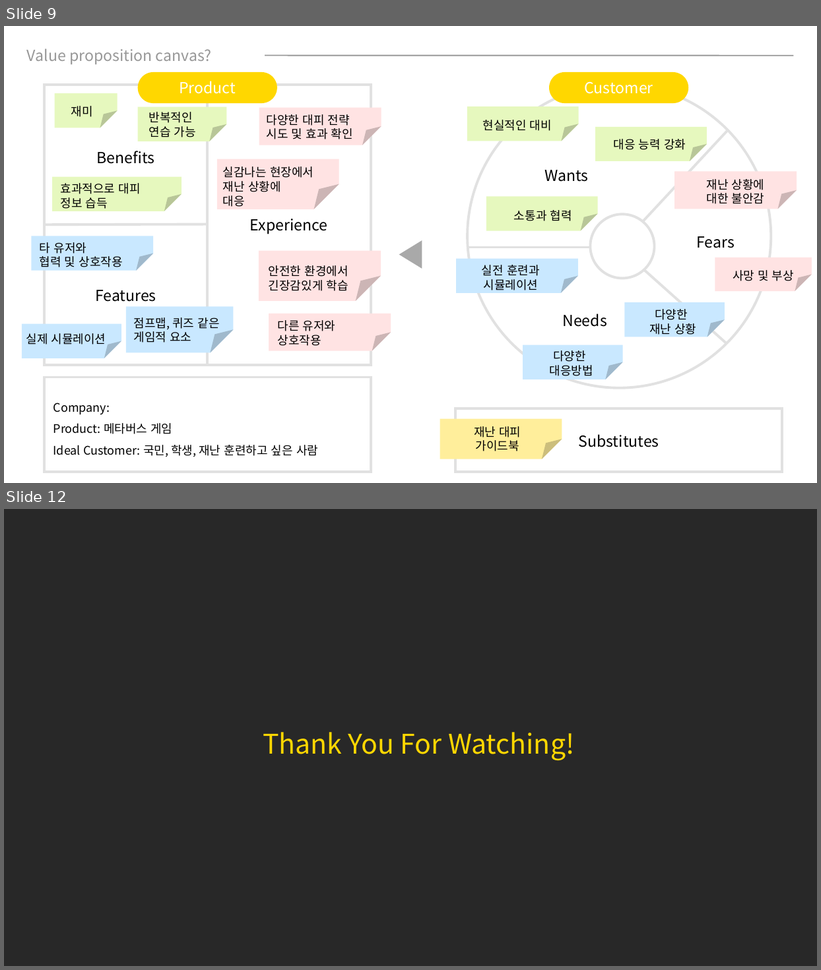
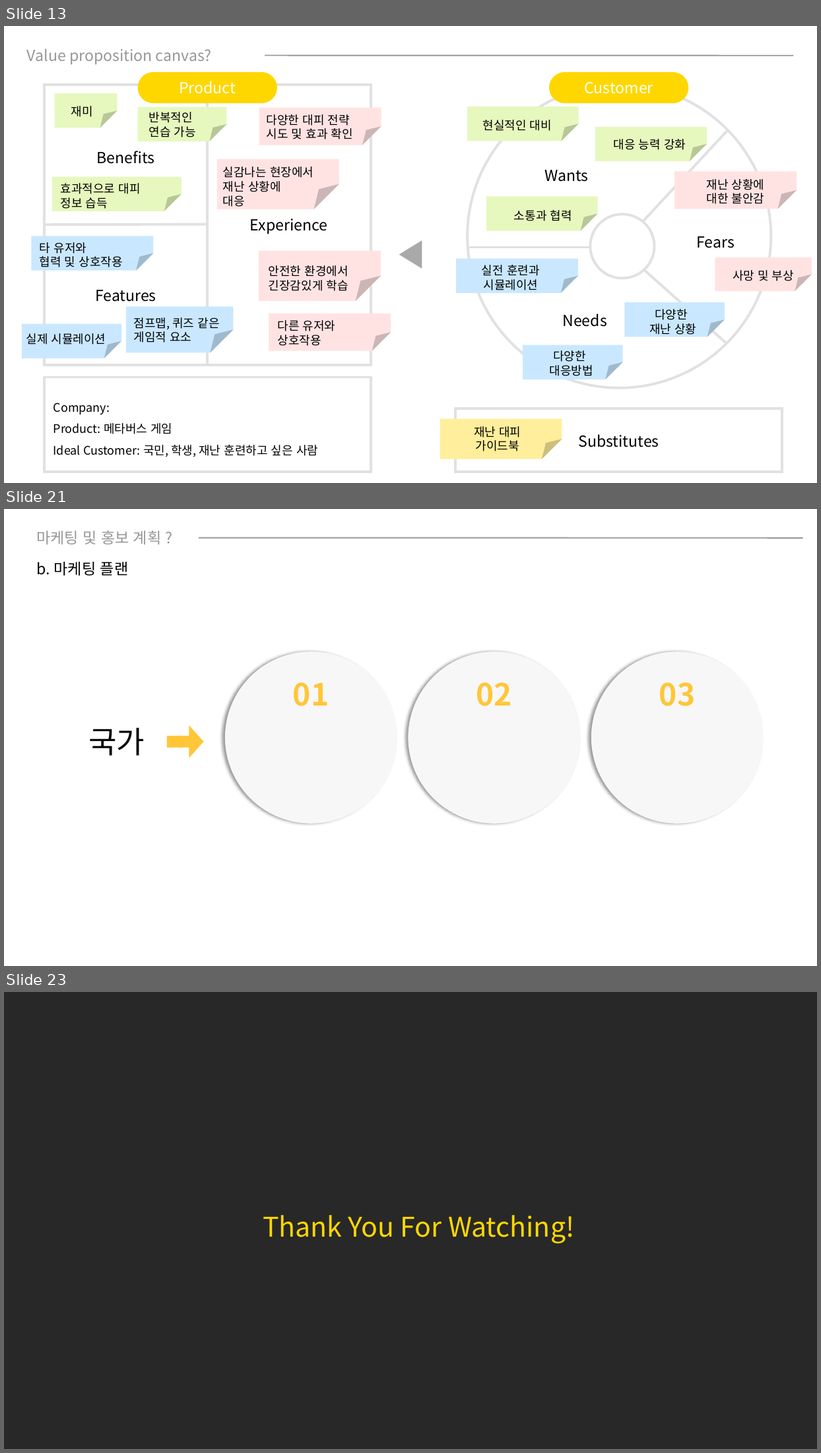
Before and after one commit to Khackathon/k-hackathon, a slide deck: 은아/K-해커톤 ppt.pptx. Shown one above the other, each under a label of ours: slides 9 and 12 before the commit, slides 13, 21 and 23 after it; the slides between them are not shown. The pictures are 821x970 and 821x1453 pixels, drawn with LibreOffice and Linux fonts; fonts in the diff are those of the drawing. Boxes give left, top, right and bottom in pixels: in the first picture for what was removed or moved away, otherwise in the second. Text is boxed around its words. In the diff, an @@ line names an element or a change of style, - is before the commit and + after.

```diff
--- a/은아/K-해커톤 ppt.pptx
+++ b/은아/K-해커톤 ppt.pptx
@@ slide 21 added at <box>4,509,817,966</box>, background #FFFFFF @@
@@ text added at <box>36,531,162,545</box>, 18 pt, text #979797 @@
+마케팅 및 홍보 계획 ?
@@ line added from (199, 537) to (803, 537), #979797 1.5 pt @@
@@ text added at <box>37,562,129,576</box>, 18 pt, text #000000 @@
+b. 마케팅 플랜
@@ group added at <box>88,652,764,824</box>: 4 texts, 3 ellipses, 1 right arrow @@
+국가
+01
+02
+03
@@ what was slide 9 is now slide 13 @@
@@ what was slide 12 is now slide 23 @@
```
Also in this commit, not shown: 8 slides changed, 10 other slides added, 2 other files.
